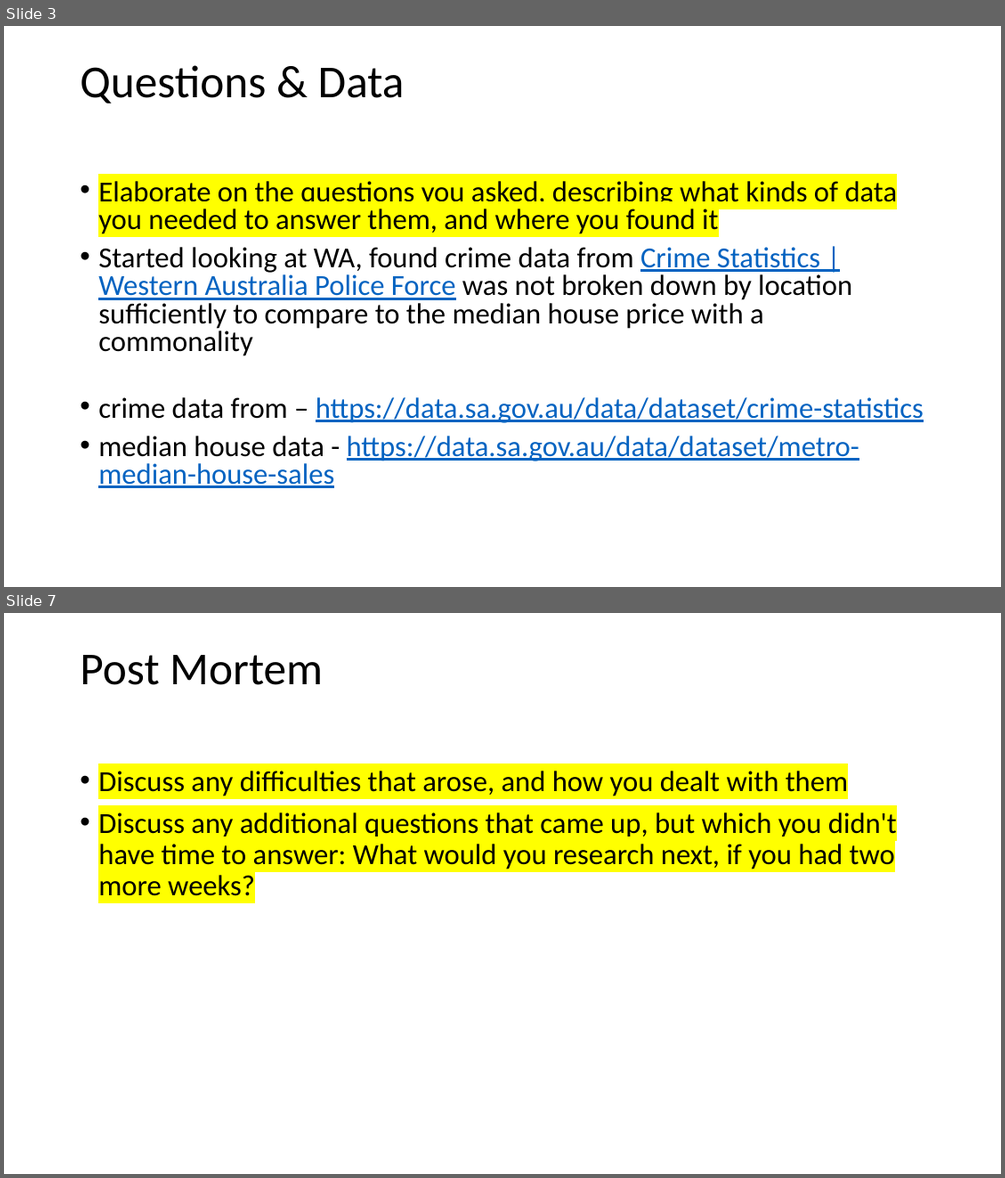
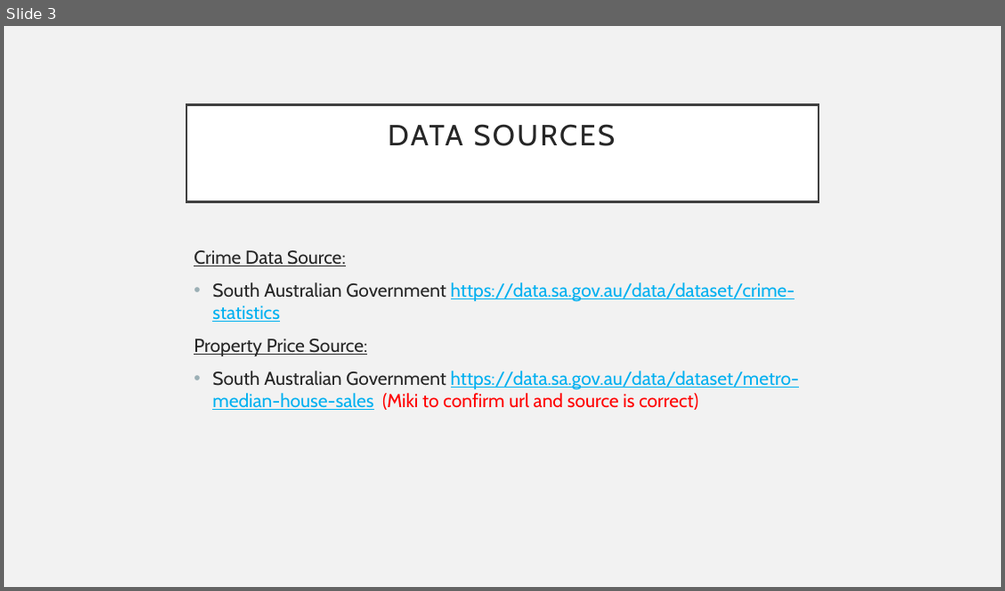
Before and after one commit to Sprettle/Chevrolet-Chilis, a slide deck: Project 1 Presentation.pptx. Shown one above the other, each under a label of ours: slides 3 and 7 before the commit, slide 3 after it; the slides between them are not shown. The pictures are 1005x1178 and 1005x591 pixels, drawn with LibreOffice and Linux fonts; fonts in the diff are those of the drawing. Boxes give left, top, right and bottom in pixels: in the first picture for what was removed or moved away, otherwise in the second. Text is boxed around its words. In the diff, an @@ line names an element or a change of style, - is before the commit and + after.

```diff
--- a/Project 1 Presentation.pptx
+++ b/Project 1 Presentation.pptx
@@ slide 7 removed at bbox=[4, 613, 1001, 1174], background #FFFFFF @@
@@ title removed at bbox=[80, 655, 323, 685] @@
-Post Mortem
@@ text removed at bbox=[98, 771, 897, 896] @@
-• Discuss any difficulties that arose, and how you dealt with them
-• Discuss any additional questions that came up, but which you didn't have time to answer: What would you research next, if you had two more weeks?
@@ slide 3 changed as well @@
@@ background #FFFFFF to #F2F2F2 @@
@@ title "DATA SOURCES": place and size @@
-title "DATA SOURCES" at bbox=[80, 65, 404, 103]
+title "DATA SOURCES" at bbox=[186, 104, 818, 201]
@@ title "DATA SOURCES" at bbox=[186, 104, 818, 201]: fill none to #FFFFFF; outline none to #404040 2.5 pt @@
@@ title at bbox=[388, 124, 615, 146]: text changed; size 44 to 28 pt; font Calibri to Cabin; text colour #000000 to #262626 @@
-Questions & Data
+DATA SOURCES
@@ text at bbox=[194, 250, 799, 410]: text changed; size 28 to 18 pt; font Calibri to Cabin; text colour #000000 to #00B0F0 @@
-• Elaborate on the questions you asked, describing what kinds of data you needed to answer them, and where you found it
-• Started looking at WA, found crime data from Crime Statistics | Western Australia Police Force was not broken down by location sufficiently to compare to the median house price with a commonality
-• crime data from – https://data.sa.gov.au/data/dataset/crime-statistics
-• median house data - https://data.sa.gov.au/data/dataset/metro-median-house-sales
+Crime Data Source:
+• South Australian Government https://data.sa.gov.au/data/dataset/crime-statistics
+Property Price Source:
+• South Australian Government https://data.sa.gov.au/data/dataset/metro-median-house-sales (Miki to confirm url and source is correct)
```
Also in this commit, not shown: 4 other slides changed, 9 slides added, 4 other slides removed, 1 other file.
